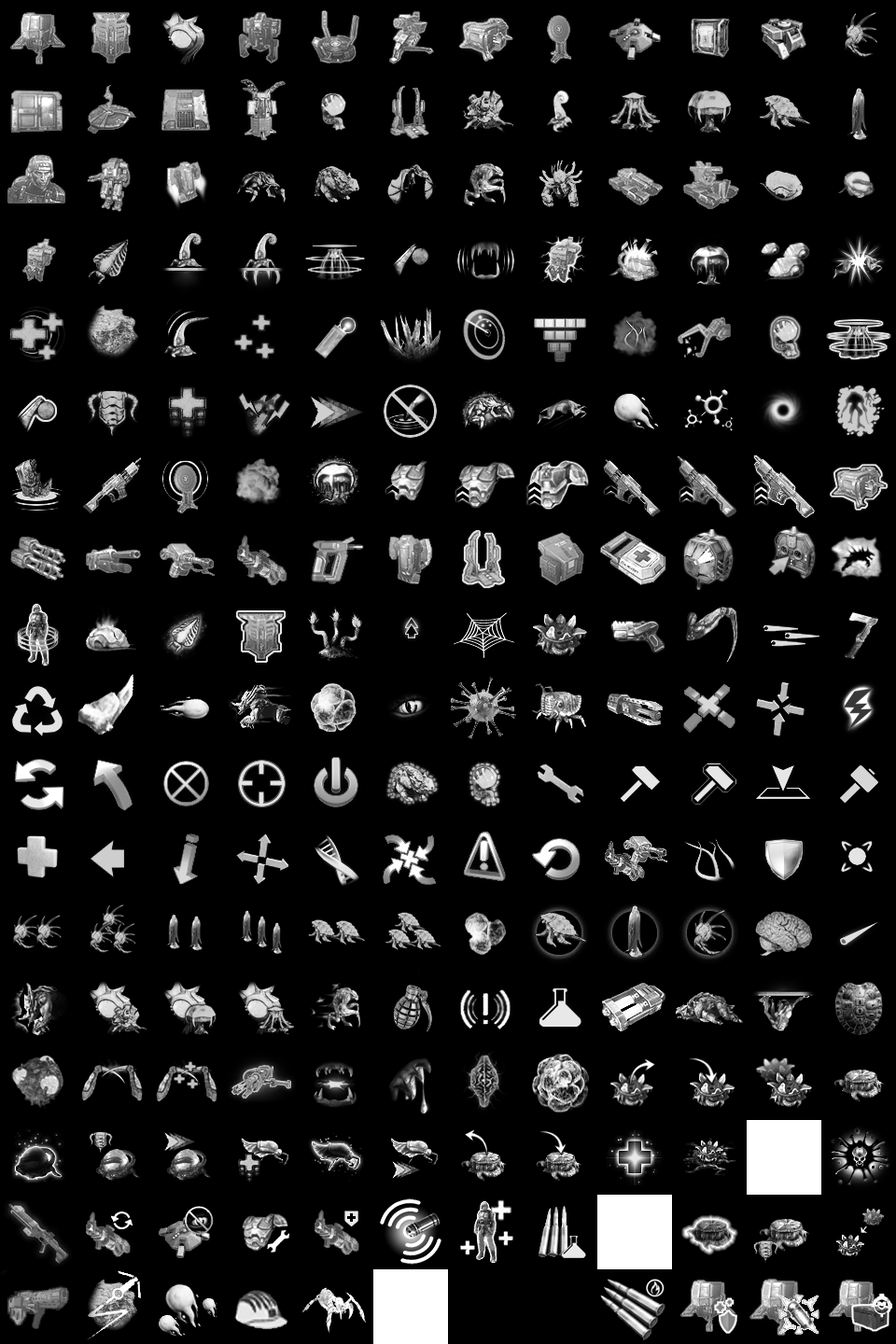
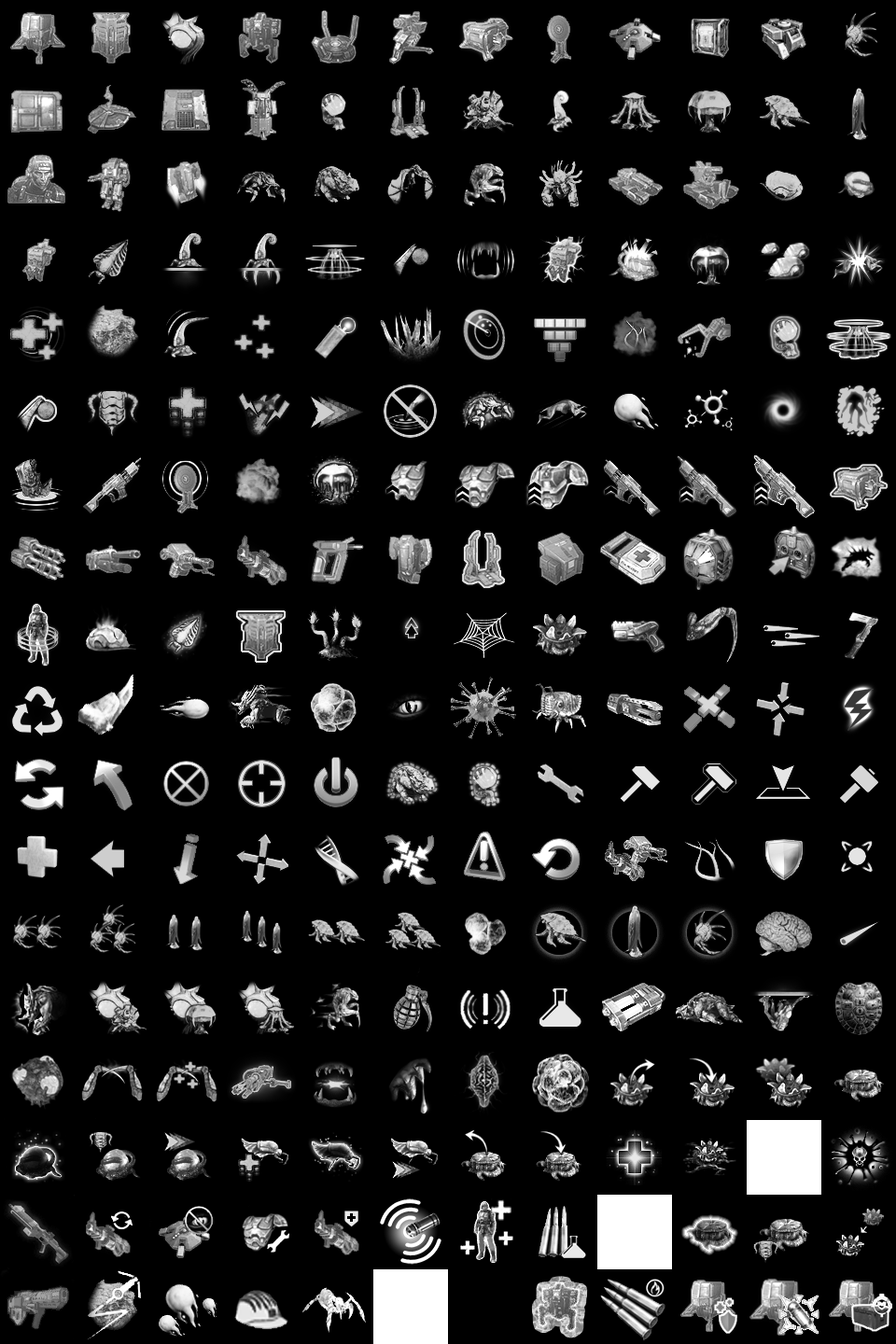
The second 896 x 1344 image is a revision of the first. Changes to its layers:
painted on "图层 0" over [530, 1275, 588, 1338]
